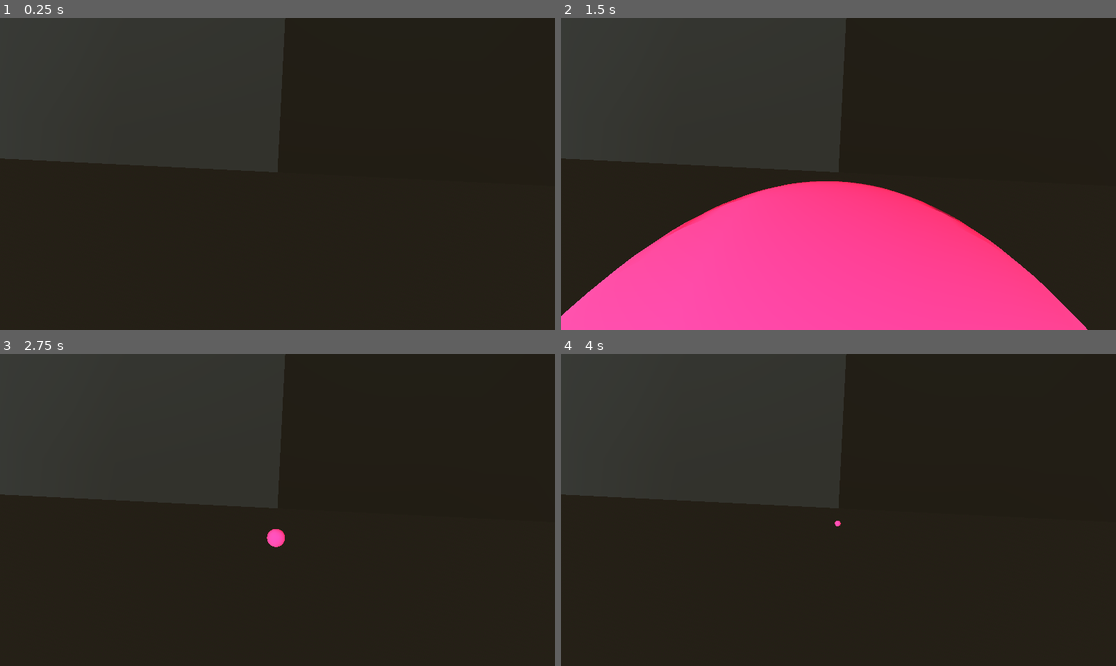
Above: before the commit, frames 1-4 (two rows, left to right).
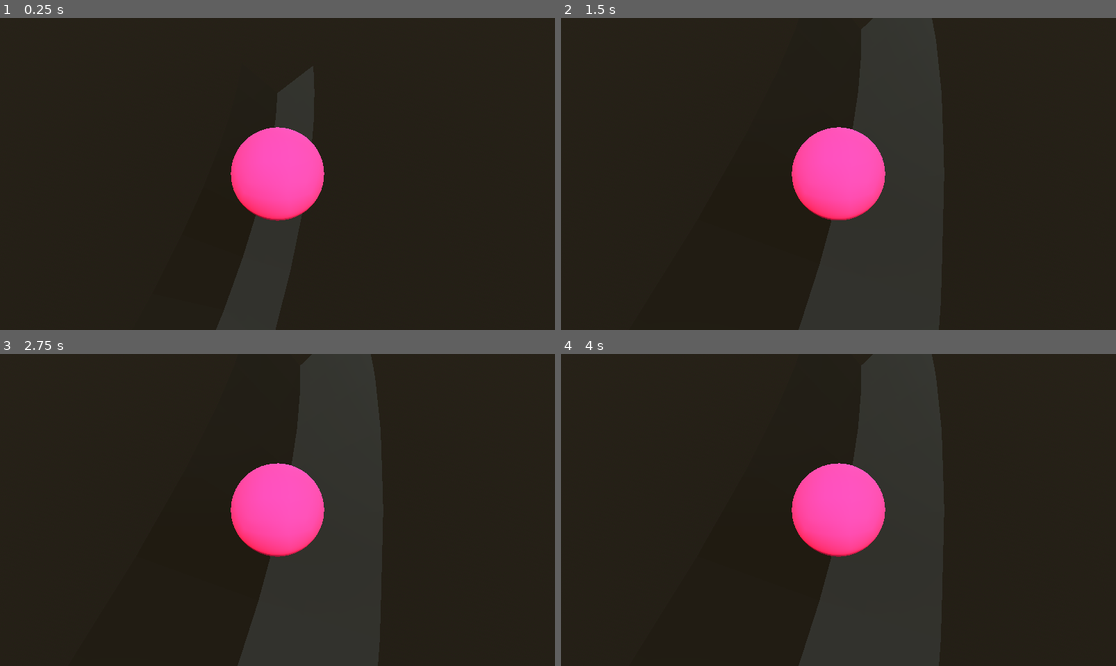
Above: after the commit, the same moments.

Repository: ArijaK/luge_vr
Game: Godot game, scene res://main.tscn
The game is run twice, just before and just after one commit, with the same random seed, the same clock (stepped at 60 frames per second) and the same inputs.
Inputs:
- Up to frame 1 (0.25 s): no input
- Up to frame 2 (1.5 s): no input
- Up to frame 3 (2.75 s): no input
- Up to frame 4 (4 s): tap Enter at 3.5 s

The runs differ from the first frame. In frame 1, 16% of the frame differs, in the area x 0-59%, y 0-100%; in frame 2, 49%, in the area x 0-95%, y 0-100%; in frame 3, 22%; in frame 4, 22%.

Commit message:
Make camera follow player

Diff:
--- /dev/null
+++ b/camera_3d.gd
@@ -0,0 +1,8 @@
+extends Camera3D
+
+@export var follow_target: Node3D
+
+
+func _process(_delta: float) -> void:
+	global_position = follow_target.global_position + Vector3(0.0, 2.0, -1.0)
+	look_at(follow_target.global_position)
--- a/world.tscn
+++ b/world.tscn
@@ -1,7 +1,8 @@
-[gd_scene load_steps=8 format=3 uid="uid://dckstqrm1gltx"]
+[gd_scene load_steps=9 format=3 uid="uid://dckstqrm1gltx"]
 
 [ext_resource type="PackedScene" uid="uid://dcvdjjjinyced" path="res://track.tscn" id="1_f3sb7"]
 [ext_resource type="PackedScene" uid="uid://dlurk0ajee0mn" path="res://player.tscn" id="2_fj7yv"]
+[ext_resource type="Script" uid="uid://cq01ccy5h6682" path="res://camera_3d.gd" id="3_tlwt5"]
 
 [sub_resource type="Gradient" id="Gradient_gv5m4"]
 offsets = PackedFloat32Array(0.13151927, 0.42630386, 0.95464855)
@@ -29,14 +30,15 @@
 [node name="WorldEnvironment" type="WorldEnvironment" parent="."]
 environment = SubResource("Environment_f3sb7")
 
-[node name="Camera3D" type="Camera3D" parent="."]
-transform = Transform3D(1, 0, 0, 0, -0.008133127, 0.9999669, 0, -0.9999669, -0.008133127, 0, 1.5550474, 0)
-
-[node name="Track" parent="." instance=ExtResource("1_f3sb7")]
-
 [node name="DirectionalLight3D" type="DirectionalLight3D" parent="."]
 transform = Transform3D(1, 0, 0, 0, -4.371139e-08, 1, 0, -1, -4.371139e-08, 0, 2.3773363, 0)
 shadow_enabled = true
 
+[node name="Track" parent="." instance=ExtResource("1_f3sb7")]
+
 [node name="Player" parent="." instance=ExtResource("2_fj7yv")]
-transform = Transform3D(1, 0, 0, 0, 1, 0, 0, 0, 1, 0, 4, 0)
+transform = Transform3D(1, 0, 0, 0, 1, 0, 0, 0, 1, 0, 4, -4.2891326)
+
+[node name="Camera3D" type="Camera3D" parent="." node_paths=PackedStringArray("follow_target")]
+script = ExtResource("3_tlwt5")
+follow_target = NodePath("../Player")
